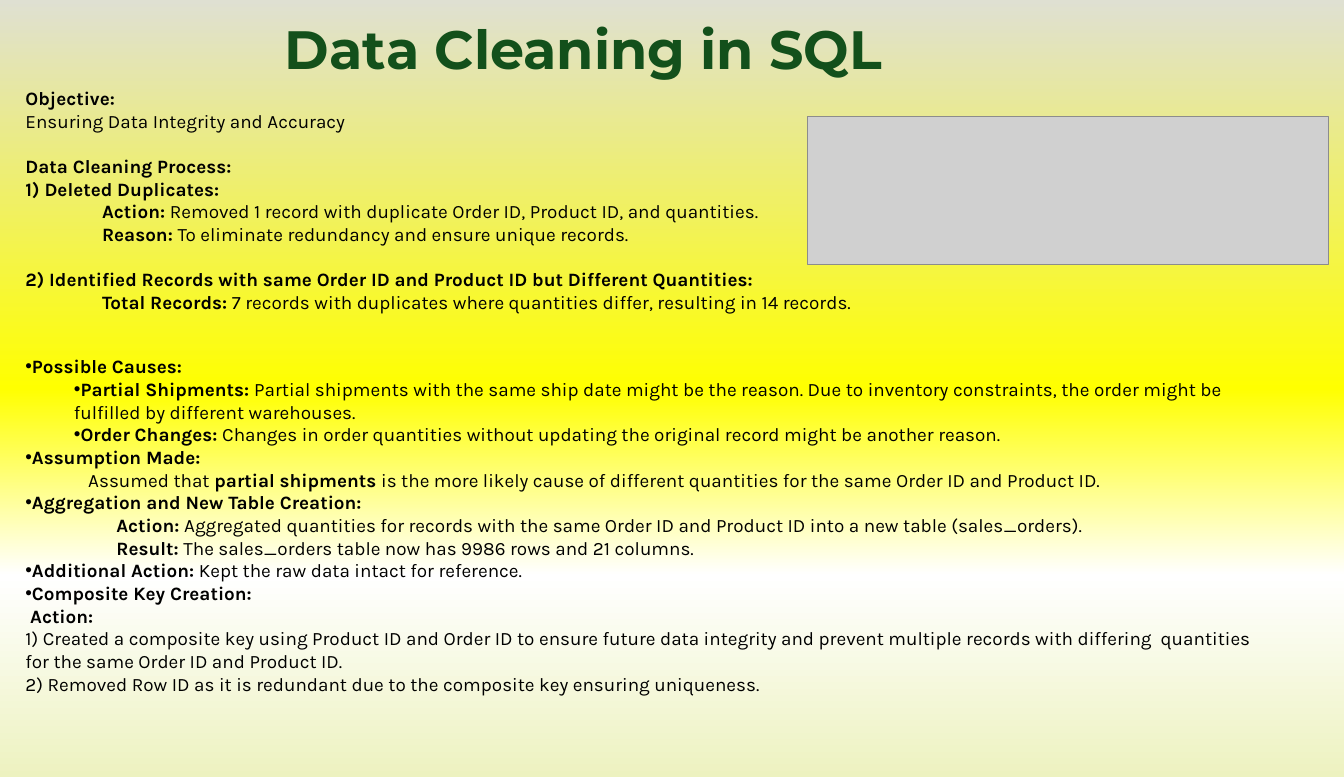
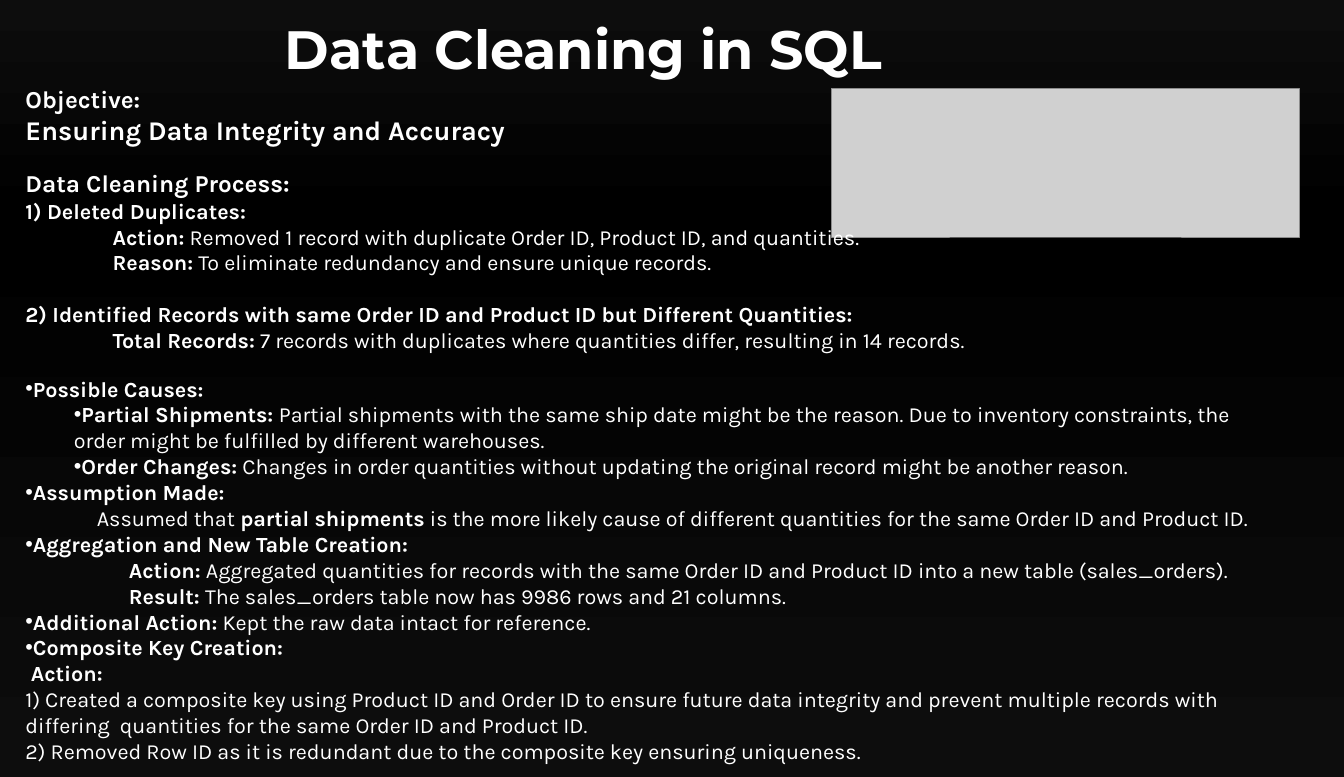
Before and after one commit to jasnoorvirk26/SuperstoreSalesAnalysis, a slide deck: slide 7 of Superstore-Analysis-Presentation.pptx. Drawn at 1344x777 pixels with LibreOffice and Linux fonts; fonts in the diff are those of the drawing; grey boxes stand for pictures. Boxes give left, top, right and bottom in pixels: in the first picture for what was removed or moved away, otherwise in the second. Text is boxed around its words. In the diff, an @@ line names an element or a change of style, - is before the commit and + after.

```diff
--- a/Superstore-Analysis-Presentation.pptx
+++ b/Superstore-Analysis-Presentation.pptx
@@ background gradient #DFE0D2 to #FFFF00 to #FFFFFF to #EDF2C0 to gradient #0D0D0D to #000000 @@
@@ title "Data Cleaning in SQL" at box(285, 26, 881, 80): text colour #13501B to #FFFFFF @@
@@ text "Objective: Ensuring Data Integrity and ..." at box(25, 90, 964, 354): size 14 to 18 pt in "Objective:", "Data Cleaning Process:"; size 14 to 20 pt, bold on in "Ensuring Data Integrity and Accuracy"; text colour #000000 to #FFFFFF; size 14 to 16 pt in "1) Deleted Duplicates:", "Action: Removed 1 record with duplicate Order ...", "Reason: To eliminate redundancy and ensure unique ...", "2) Identified Records with same Order ID ..." and 1 more places @@
@@ picture: place and size @@
-picture at box(809, 117, 1329, 264)
+picture at box(832, 89, 1300, 237)
@@ text "Possible Causes:": place and size @@
-text "Possible Causes:" at box(25, 359, 1250, 696)
+text "Possible Causes:" at box(25, 381, 1248, 765)
@@ text "Possible Causes:" at box(25, 381, 1248, 765): size 14 to 16 pt, text colour #000000 to #FFFFFF @@
```
Also in this commit, not shown: 14 other slides changed.
